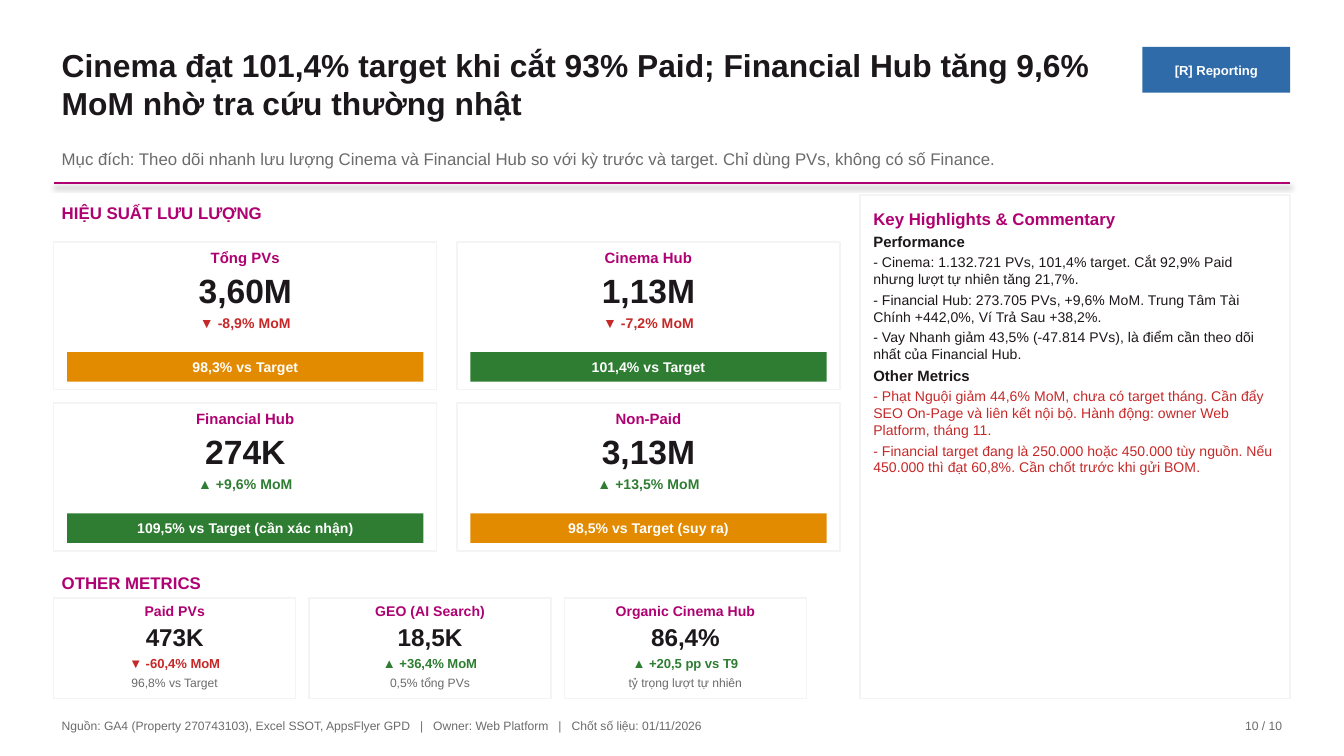
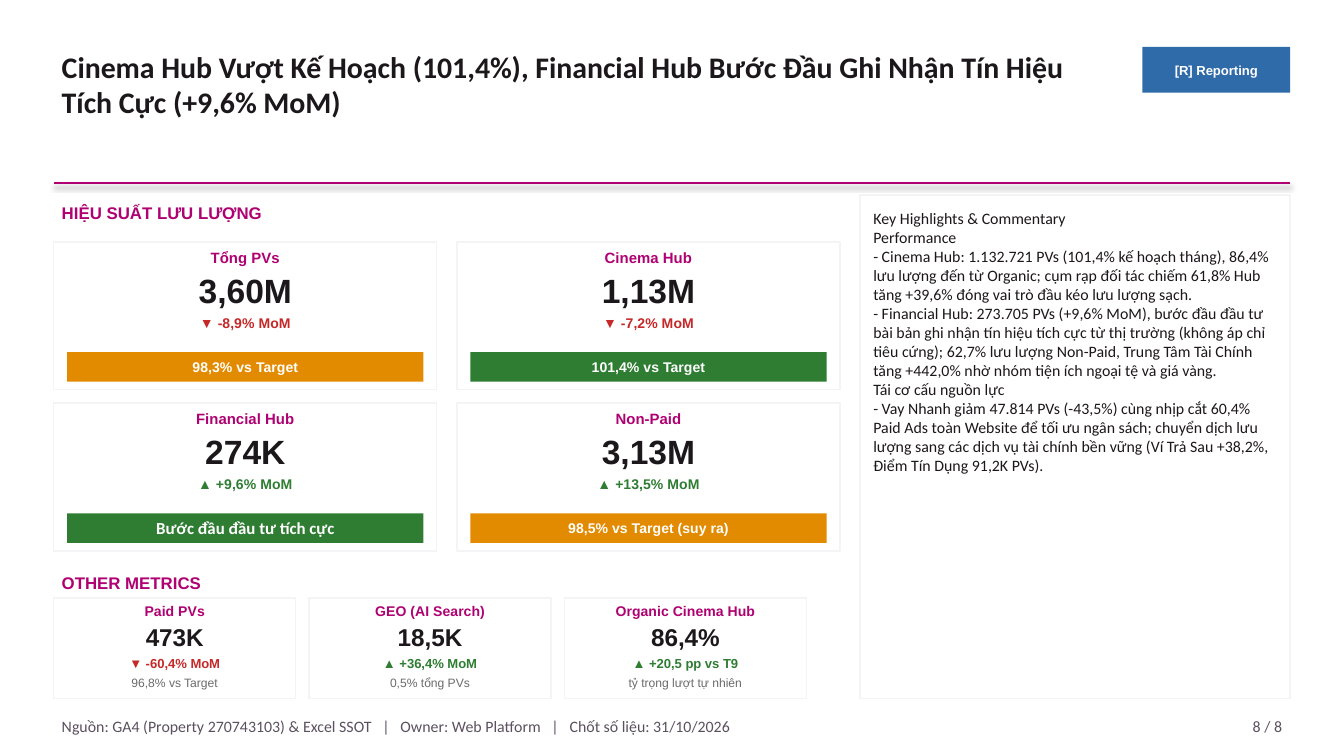
Before and after one commit to stormhoang/hienho-knowledgebase, a slide deck: slide 8 of 07_REPORTS/docs/presentations/Web_Platform_Thang_10_2026_Pyramid.pptx (slide 10 before the commit). Drawn at 1344x756 pixels with LibreOffice and Linux fonts; fonts in the diff are those of the drawing. Boxes give left, top, right and bottom in pixels: in the first picture for what was removed or moved away, otherwise in the second. Text is boxed around its words. In the diff, an @@ line names an element or a change of style, - is before the commit and + after.

Commit message:
fix(report): remove template meta sentences, remove AppsFlyer from footer, clean discussion and hub slides

```diff
--- a/07_REPORTS/docs/presentations/Web_Platform_Thang_10_2026_Pyramid.pptx
+++ b/07_REPORTS/docs/presentations/Web_Platform_Thang_10_2026_Pyramid.pptx
@@ text at [62,55,1063,119]: text changed; size 17 to 16 pt; font Arial to Calibri @@
-Cinema đạt 101,4% target khi cắt 93% Paid; Financial Hub tăng 9,6% MoM nhờ tra cứu thường nhật
+Cinema Hub Vượt Kế Hoạch (101,4%), Financial Hub Bước Đầu Ghi Nhận Tín Hiệu Tích Cực (+9,6% MoM)
@@ text removed at [62,152,994,169] @@
-Mục đích: Theo dõi nhanh lưu lượng Cinema và Financial Hub so với kỳ trước và target. Chỉ dùng PVs, không có số Finance.
@@ text in rectangle at [873,213,1268,474]: text changed; size 7.5 to 8.5 pt; font Arial to Calibri @@
-Key Highlights & Commentary
-Performance
-- Cinema: 1.132.721 PVs, 101,4% target. Cắt 92,9% Paid nhưng lượt tự nhiên tăng 21,7%.
-- Financial Hub: 273.705 PVs, +9,6% MoM. Trung Tâm Tài Chính +442,0%, Ví Trả Sau +38,2%.
-- Vay Nhanh giảm 43,5% (-47.814 PVs), là điểm cần theo dõi nhất của Financial Hub.
-Other Metrics
-- Phạt Nguội giảm 44,6% MoM, chưa có target tháng. Cần đẩy SEO On-Page và liên kết nội bộ. Hành động: owner Web Platform, tháng 11.
-- Financial target đang là 250.000 hoặc 450.000 tùy nguồn. Nếu 450.000 thì đạt 60,8%. Cần chốt trước khi gửi BOM.
+Key Highlights & Commentary
+Performance
+- Cinema Hub: 1.132.721 PVs (101,4% kế hoạch tháng), 86,4% lưu lượng đến từ Organic; cụm rạp đối tác chiếm 61,8% Hub tăng +39,6% đóng vai trò đầu kéo lưu lượng sạch.
+- Financial Hub: 273.705 PVs (+9,6% MoM), bước đầu đầu tư bài bản ghi nhận tín hiệu tích cực từ thị trường (không áp chỉ tiêu cứng); 62,7% lưu lượng Non-Paid, Trung Tâm Tài Chính tăng +442,0% nhờ nhóm tiện ích ngoại tệ và giá vàng.
+Tái cơ cấu nguồn lực
+- Vay Nhanh giảm 47.814 PVs (-43,5%) cùng nhịp cắt 60,4% Paid Ads toàn Website để tối ưu ngân sách; chuyển dịch lưu lượng sang các dịch vụ tài chính bền vững (Ví Trả Sau +38,2%, Điểm Tín Dụng 91,2K PVs).
@@ text in rectangle at [156,521,334,537]: text changed; size 7.5 to 9 pt; font Arial to Calibri @@
-109,5% vs Target (cần xác nhận)
+Bước đầu đầu tư tích cực
@@ text at [62,720,730,735]: text changed; size 6.5 to 8.5 pt; font Arial to Calibri; text colour #6B6B6B to #5C5060 @@
-Nguồn: GA4 (Property 270743103), Excel SSOT, AppsFlyer GPD | Owner: Web Platform | Chốt số liệu: 01/11/2026
+Nguồn: GA4 (Property 270743103) & Excel SSOT | Owner: Web Platform | Chốt số liệu: 31/10/2026
@@ text at [1253,721,1282,732]: text changed; size 6.5 to 8.5 pt; font Arial to Calibri; text colour #6B6B6B to #5C5060 @@
-10 / 10
+8 / 8
```
Also in this commit, not shown: 7 other slides changed, 2 slides removed, 1 other file.
